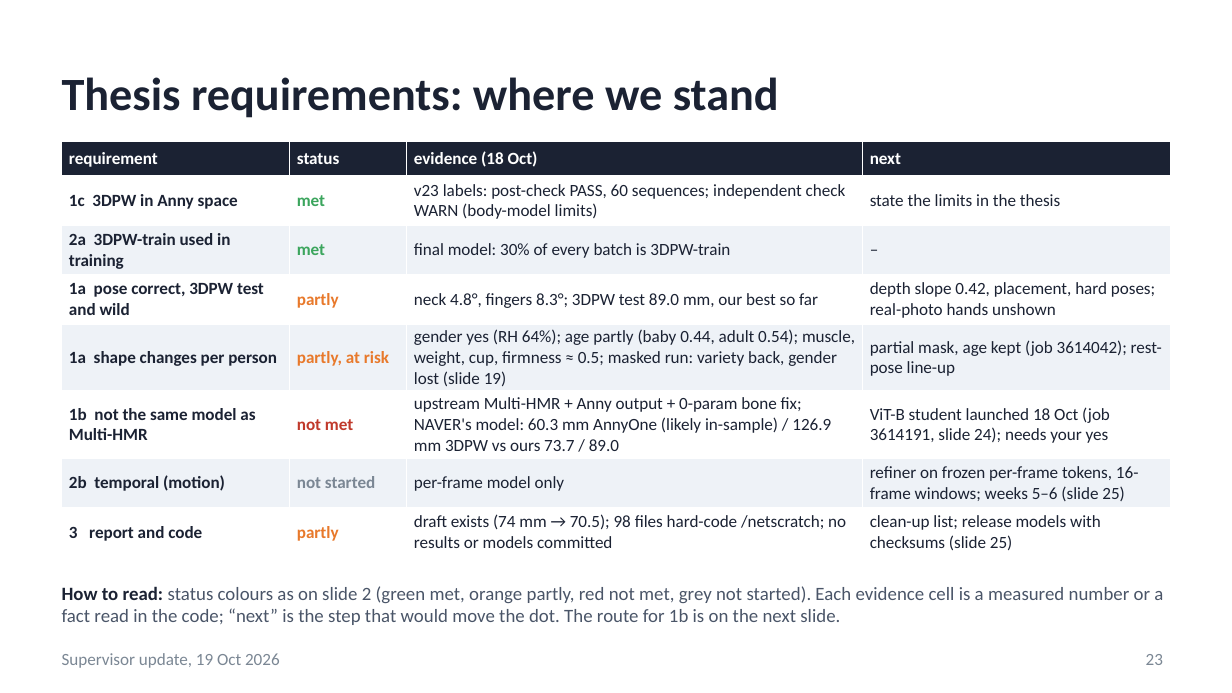
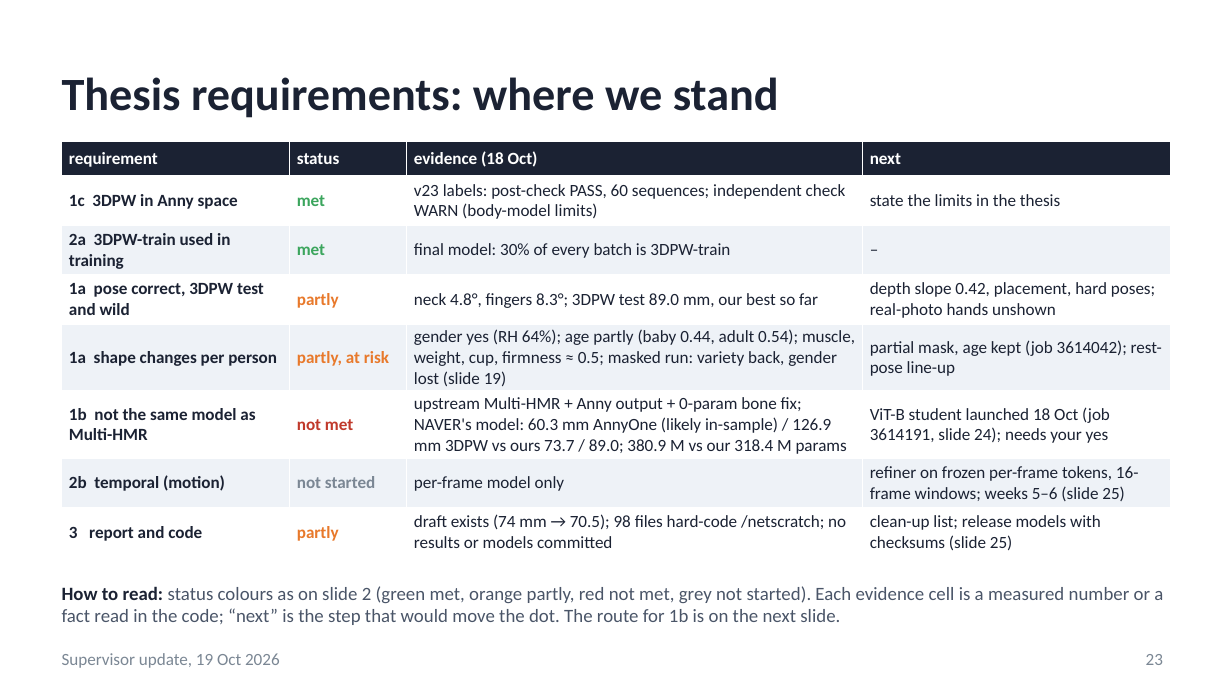
Before and after one commit to saadnajib/Multi-Person-Whole-Body-Human-Mesh-Recovery-in-a-Single-Shot-with-Annyone-dataset-and-3dpw-dataset, a slide deck: slide 23 of docs/supervisor_update_2026-10-19.pptx. Drawn at 1232x693 pixels with LibreOffice and Linux fonts; fonts in the diff are those of the drawing. Boxes give left, top, right and bottom in pixels: in the first picture for what was removed or moved away, otherwise in the second. Text is boxed around its words. In the diff, an @@ line names an element or a change of style, - is before the commit and + after.

```diff
--- a/docs/supervisor_update_2026-10-19.pptx
+++ b/docs/supervisor_update_2026-10-19.pptx
@@ table at [62, 142, 1170, 554] @@
-row 6, column 3: upstream Multi-HMR + Anny output + 0-param bone fix; NAVER's model: 60.3 mm AnnyOne (likely in-sample) / 126.9 mm 3DPW vs ours 73.7 / 89.0
+row 6, column 3: upstream Multi-HMR + Anny output + 0-param bone fix; NAVER's model: 60.3 mm AnnyOne (likely in-sample) / 126.9 mm 3DPW vs ours 73.7 / 89.0; 380.9 M vs our 318.4 M params
```
Also in this commit, not shown: 2 other slides changed, 5 other files.
